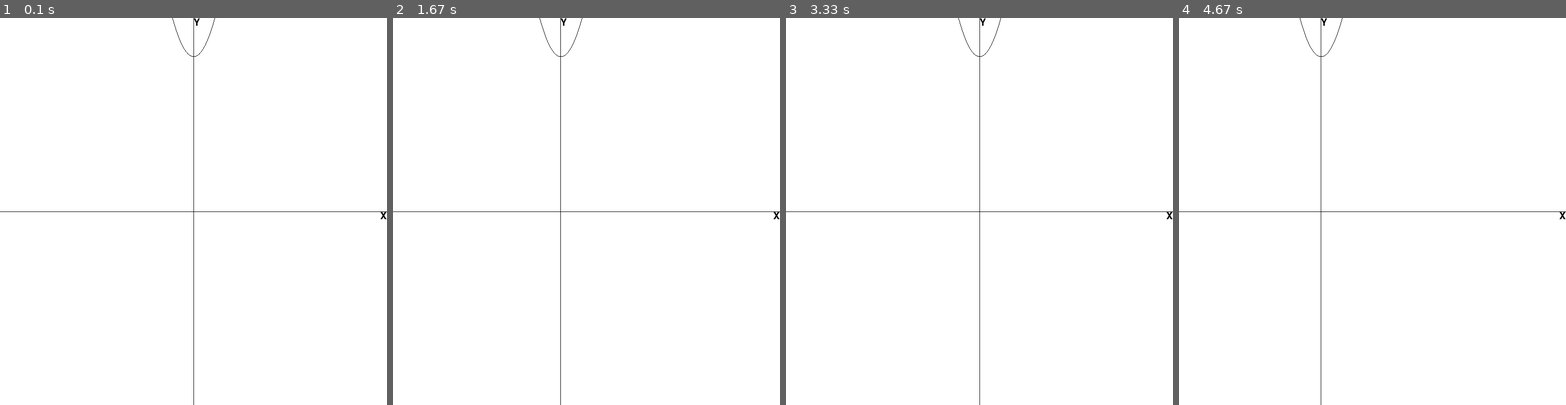
Above: before the commit, frames 1-4 (left to right).
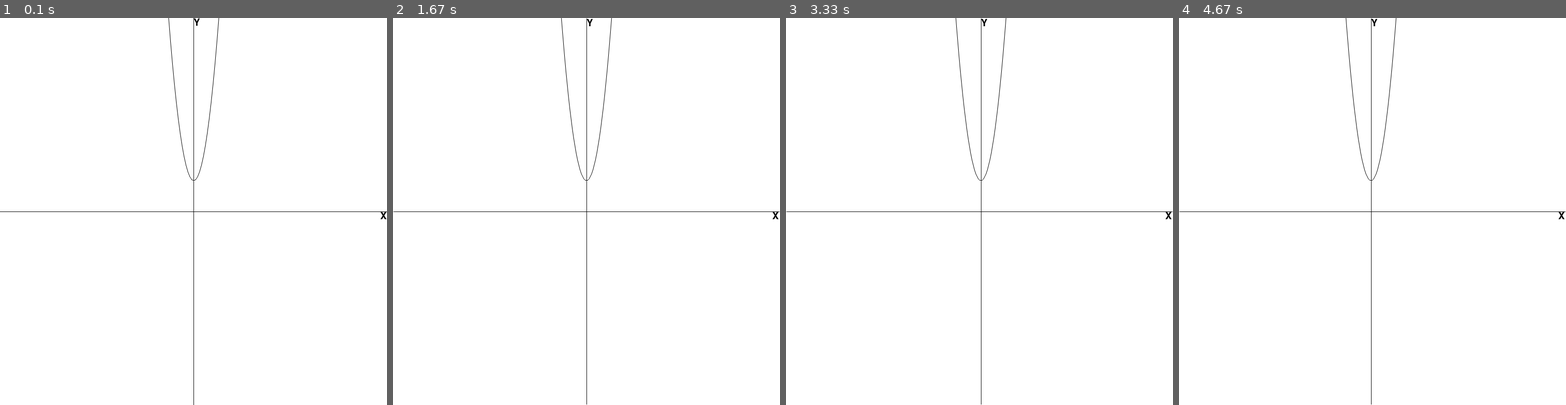
Above: after the commit, the same moments.

Repository: LogicMass621/python
Game: pygame game, started from graphing.py
Same seed, same stepped clock (60 frames per second), same inputs: the game is played once before the commit and once after it.
Inputs:
- Up to frame 1 (0.1 s): no input
- Up to frame 2 (1.67 s): hold Right 0.33-0.8 s; hold Right 0.83-1.38 s; hold D 0.83-1.38 s; tap - at 0.98 s; hold Left from 1.42 s (still down); hold A from 1.42 s (still down)
- Up to frame 3 (3.33 s): release Left at 1.95 s; release A at 1.95 s; hold Left 1.98-2.57 s; hold A 1.98-2.57 s; tap = at 2.13 s; hold Right 2.6-3.23 s; hold D 2.6-3.23 s; tap - at 2.75 s; hold Left from 3.27 s (still down); hold A from 3.27 s (still down)
- Up to frame 4 (4.67 s): release Left at 3.8 s; release A at 3.8 s; hold Right 3.83-4.45 s; hold D 3.83-4.45 s; tap = at 3.98 s; hold Right from 4.48 s (still down); hold D from 4.48 s (still down); tap - at 4.63 s

The runs differ from the first frame. In frame 1, 0.2% of the frame differs, in the area x 43-57%, y 0-42%; in frame 2, 0.5%; in frame 3, 0.5%; in frame 4, 0.5%, in the area x 0-100%, y 0-100%.

Commit message:
added trace mode

Diff:
--- a/graphing.py
+++ b/graphing.py
@@ -4,8 +4,6 @@
 
 black = [0, 0, 0]
 white = [255, 255, 255]
-
-step = 15
 
 screenWidth = 800
 screenHeight = 800
@@ -20,13 +18,12 @@
 sy= screenHeight / float(graphHeight)
 
 interval = 1 / sx
+step = interval*3
 
 MinX = -graphWidth / 2 + graphCenterX
 MaxX = graphWidth / 2 + graphCenterX
 MinY = -graphHeight/2 + graphCenterY
 MaxY = graphHeight/2 + graphCenterY
-
-print("MinX",MinX,"MaxX",MaxX,"MinY",MinY,"MaxY",MaxY)
 
 def tran(x,y):
 
@@ -42,7 +39,7 @@
     x = screenWidth/2 + x
     y = screenHeight/2 - y
 
-    return x,y
+    return int(x),int(y)
 
 pygame.init()
 pygame.font.init()
@@ -56,8 +53,13 @@
 
 textXWidth = textX.get_width() / sx
 
+
 def compute_y(x):
-   return (x * x*2/3) + 20
+   return 2*x*x + 4
+
+graphX = graphCenterX
+y3 = compute_y(graphX)
+trace = False
 
 def render():
 
@@ -66,8 +68,14 @@
     global MinY
     global MaxY
 
-    MinX = -graphWidth / 2 + graphCenterX
-    MaxX = graphWidth / 2 + graphCenterX
+    global sx
+    global sy
+    global graphWidth
+    global graphHeight
+
+
+    MinX = -graphWidth/2 + graphCenterX
+    MaxX = graphWidth/2 + graphCenterX
     MinY = -graphHeight/2 + graphCenterY
     MaxY = graphHeight/2 + graphCenterY
 
@@ -81,6 +89,12 @@
     # y-axis
     pygame.draw.line(screen,black, tran(0,MinY),tran(0,MaxY),1)
 
+    global trace
+
+    if trace == True:
+        print(graphX,y3)
+        pygame.draw.circle(screen,black,tran(graphX,y3),5)
+
     x = MinX
     y = compute_y(x)
     x2 = x
@@ -88,7 +102,7 @@
 
     while x < MaxX:
         y = compute_y(x)
-        pygame.draw.line(screen,black, tran(x2,y2) , tran(x,y) ,1)
+        pygame.draw.aaline(screen,black, tran(x2,y2) , tran(x,y) ,1)
         x2 = x
         y2 = y
         x = x + interval
@@ -96,18 +110,41 @@
 running = True
 while running:
     event = pygame.event.wait();
+    print('event',event)
     if event.type == pygame.QUIT:
         running = False
     elif event.type == pygame.KEYDOWN:
-        if event.key == pygame.K_DOWN:
-            graphCenterY = graphCenterY - graphHeight/step
-        if event.key == pygame.K_UP:
-                graphCenterY = graphCenterY + graphHeight/step
+        if event.key == pygame.K_s:
+            graphCenterY = graphCenterY - step
+            trace = False
+        if event.key == pygame.K_w:
+           graphCenterY = graphCenterY + step
+           trace = False
+        if event.key == pygame.K_a:
+            graphCenterX = graphCenterX - step
+            trace = False
+        if event.key == pygame.K_d:
+            graphCenterX = graphCenterX + step
+            trace = False
+        if event.key == pygame.K_EQUALS:
+            graphWidth = graphWidth + step
+            graphHeight = graphHeight + step
+            trace = False
+        if event.key == pygame.K_MINUS:
+            graphWidth = graphWidth - step
+            graphHeight = graphHeight - step
+            trace = False
         if event.key == pygame.K_LEFT:
-            graphCenterX = graphCenterX - graphWidth/step
+            global self
+            graphX = graphX - step
+            y3 = compute_y(graphX)
+            trace = True
         if event.key == pygame.K_RIGHT:
-                graphCenterX = graphCenterX + graphWidth/step
-        print("MinX",MinX,"MaxX",MaxX,"MinY",MinY,"MaxY",MaxY)
+            global self
+            graphX = graphX + step
+            y3 = compute_y(graphX)
+            trace = True
+
 
     # clear screen to white
     screen.fill(white)
